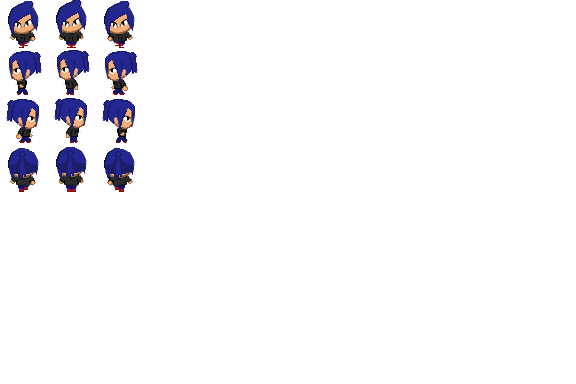
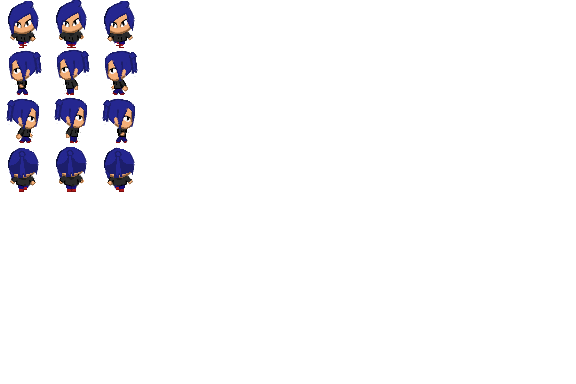
Revision of a layered w=576, h=384 image; what changed, layer by layer:
painted on "outline\ #32" over (24, 42, 119, 190)
